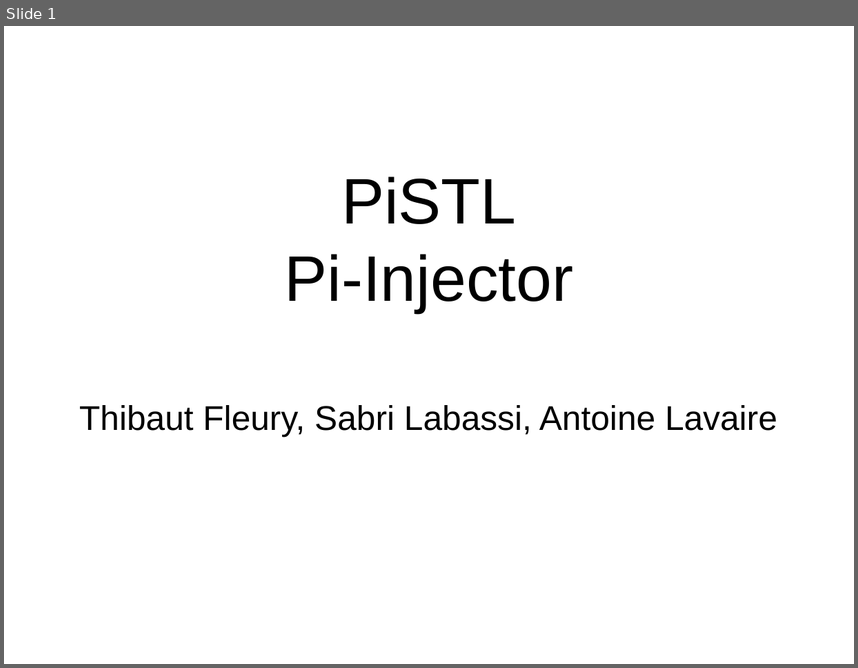
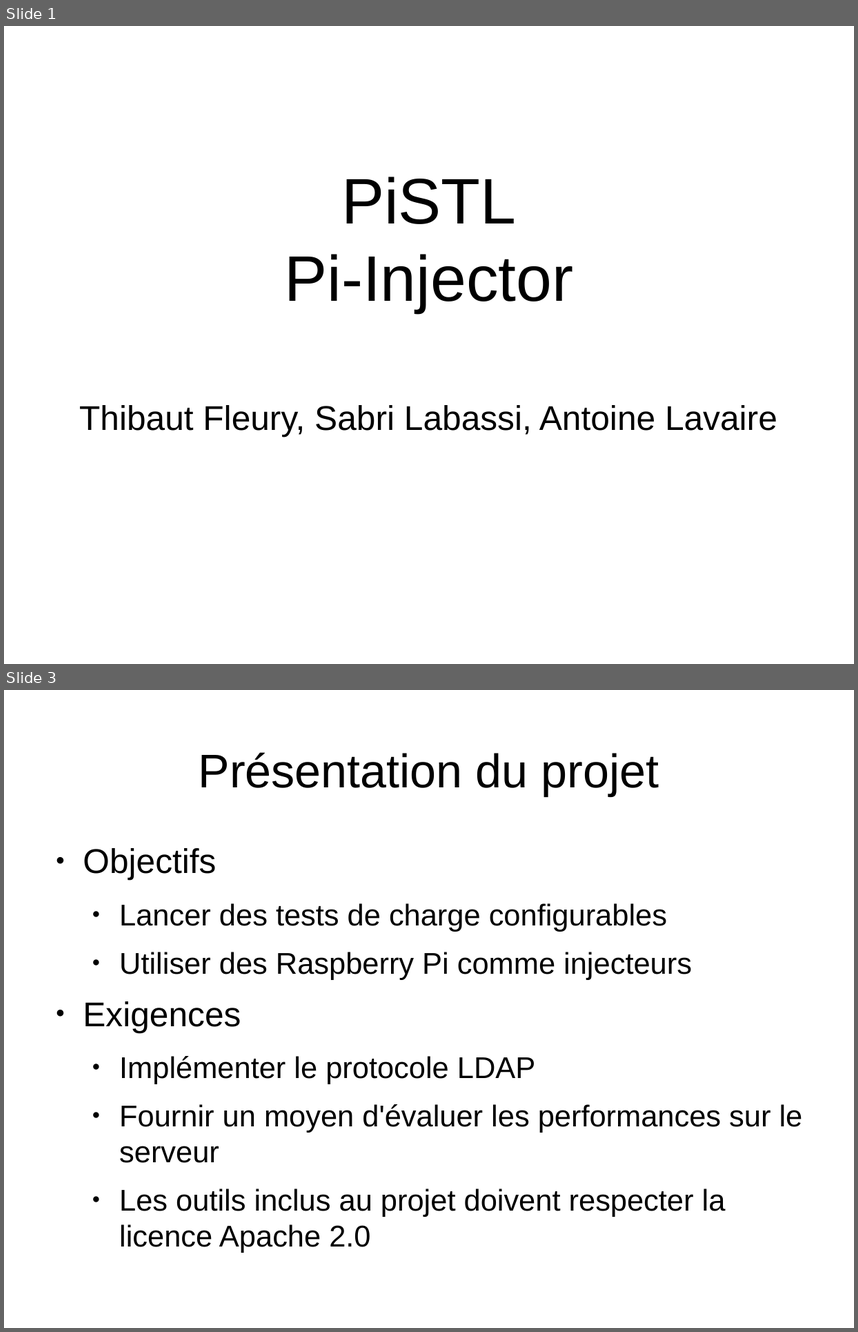
Before and after one commit to elecharny/pi-injector, a slide deck: Documents/Présentation.odp. Shown one above the other, each under a label of ours: slide 1 before the commit, slides 1 and 3 after it; the slides between them are not shown. The pictures are 858x668 and 858x1332 pixels, drawn with LibreOffice and Linux fonts; fonts in the diff are those of the drawing. Boxes give left, top, right and bottom in pixels: in the first picture for what was removed or moved away, otherwise in the second. Text is boxed around its words. In the diff, an @@ line names an element or a change of style, - is before the commit and + after.

```diff
--- a/Documents/Présentation.odp
+++ b/Documents/Présentation.odp
@@ slide 3 added at (4,690,854,1328), background #FFFFFF @@
@@ title added at (199,752,659,796), 44 pt, text #000000 @@
+Présentation du projet
@@ text added at (83,848,803,1216), 28 pt, text #000000 @@
+● Objectifs
+  ● Lancer des tests de charge configurables
+  ● Utiliser des Raspberry Pi comme injecteurs
+● Exigences
+  ● Implémenter le protocole LDAP
+  ● Fournir un moyen d'évaluer les performances sur le serveur
+  ● Les outils inclus au projet doivent respecter la licence Apache 2.0
```
Also in this commit, not shown: 1 slide changed, 5 other slides added, 5 slides removed, 2 other files.
